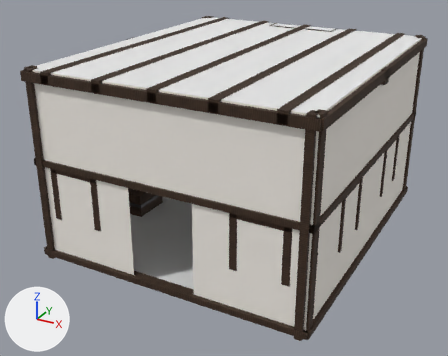
Renders of the glTF model bv_interior.glb from each side of a commit.
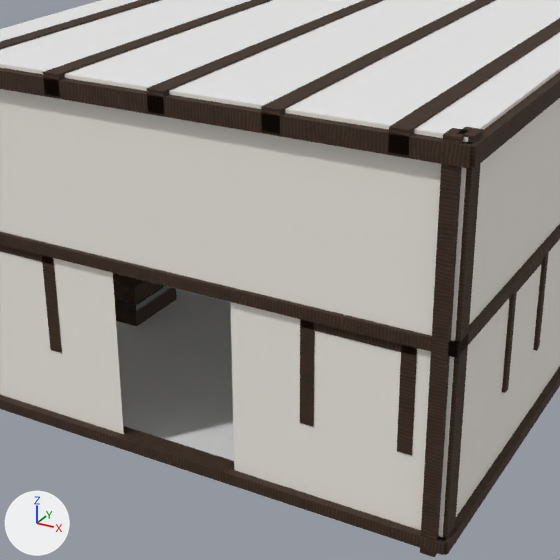
Each version appears first whole from a 50 mm camera at (6.44, -12.77, 7.67) aimed at (-0.27, -0.56, 1.57), and next in a close-up on the part from 15% to 82% of the width and 12% to 96% of the height. Every picture has the same lights, and +X, +Y and +Z are marked at lower left. The older version's two pictures come first. Vertices at exactly the same position are counted once.

In view in the first close-up: 'floor', 'iplaster', 'plank', 'rug', 'timber' and 1 more.
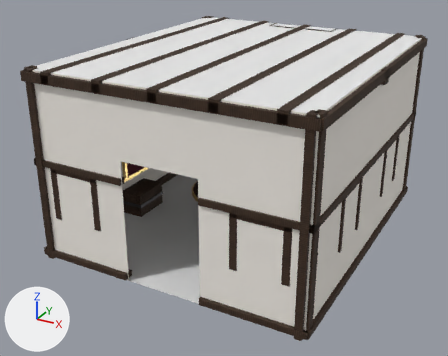
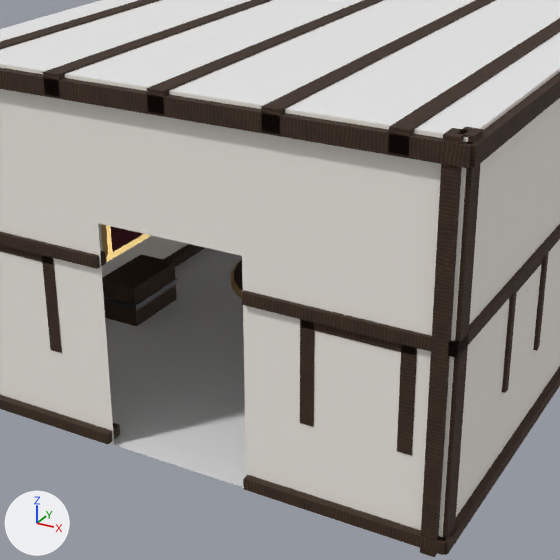
Where the change shows, as pixel boxes [x1, y1, x2, y2] in the close-ups (560 x 560 px; the box of a moved part takes in the faces that stretch with it):
part 1 of me_timber, cut back: [0, 232, 459, 555] in both
part 2 of me_iplaster, moved or reshaped: before [95, 221, 251, 475]; after [95, 221, 251, 476]

What changed in the scene script:
```text
Change me_timber:
    used by ob_timber; location = (0.0, 0.0, 0.0)
    remove me_timber.from_pydata(...)  # 623 vertices, 980 faces; spans x -3.3..3.3, y -3.8..3.8, z 0.18..4.62
    add me_timber.from_pydata(...)  # 639 vertices, 1004 faces; spans x -3.3..3.3, y -3.8..3.8, z 0.18..4.62
    me_timber part 1
    16 faces are deleted
    8 new vertices lie (-2.33, 0.0, 0.0) away from vertices in x 3.25, y -3.79..-3.55, z 0.25..2.62
    8 new vertices lie (2.33, 0.0, 0.0) away from vertices in x -3.25, y -3.79..-3.55, z 0.25..2.62
    40 new faces join them
Change me_iplaster:
    where me_iplaster.from_pydata(...)  # 16 vertices, 16 faces; spans x -3.2..3.2, y -3.7..3.7, z 0.2..4.6
    used by ob_iplaster; location = (0.0, 0.0, 0.0)
    me_iplaster part 2
    me_iplaster.vertices[1].co: (0.75, -3.7, 0.2) -> (0.9, -3.7, 0.2)
    me_iplaster.vertices[2].co: (0.75, -3.7, 2.45) -> (0.9, -3.7, 3.0)  # pixel (230, 301) -> pixel (242, 255)
    me_iplaster.vertices[3].co: (3.2, -3.7, 2.45) -> (3.2, -3.7, 3.0)  # pixel (453, 357) -> pixel (457, 304)
    me_iplaster.vertices[4].co: (0.75, -3.7, 4.6) -> (0.9, -3.7, 4.6)  # pixel (225, 99) -> pixel (239, 101)
    me_iplaster.vertices[6].co: (-0.75, -3.7, 2.45) -> (-0.9, -3.7, 3.0)  # pixel (112, 272) -> pixel (98, 223)
    me_iplaster.vertices[7].co: (-0.75, -3.7, 4.6) -> (-0.9, -3.7, 4.6)  # pixel (99, 79) -> pixel (87, 77)
    me_iplaster.vertices[8].co: (-0.75, -3.7, 0.2) -> (-0.9, -3.7, 0.2)  # not seen -> pixel (114, 444)
    me_iplaster.vertices[10].co: (-3.2, -3.7, 2.45) -> (-3.2, -3.7, 3.0)
```
